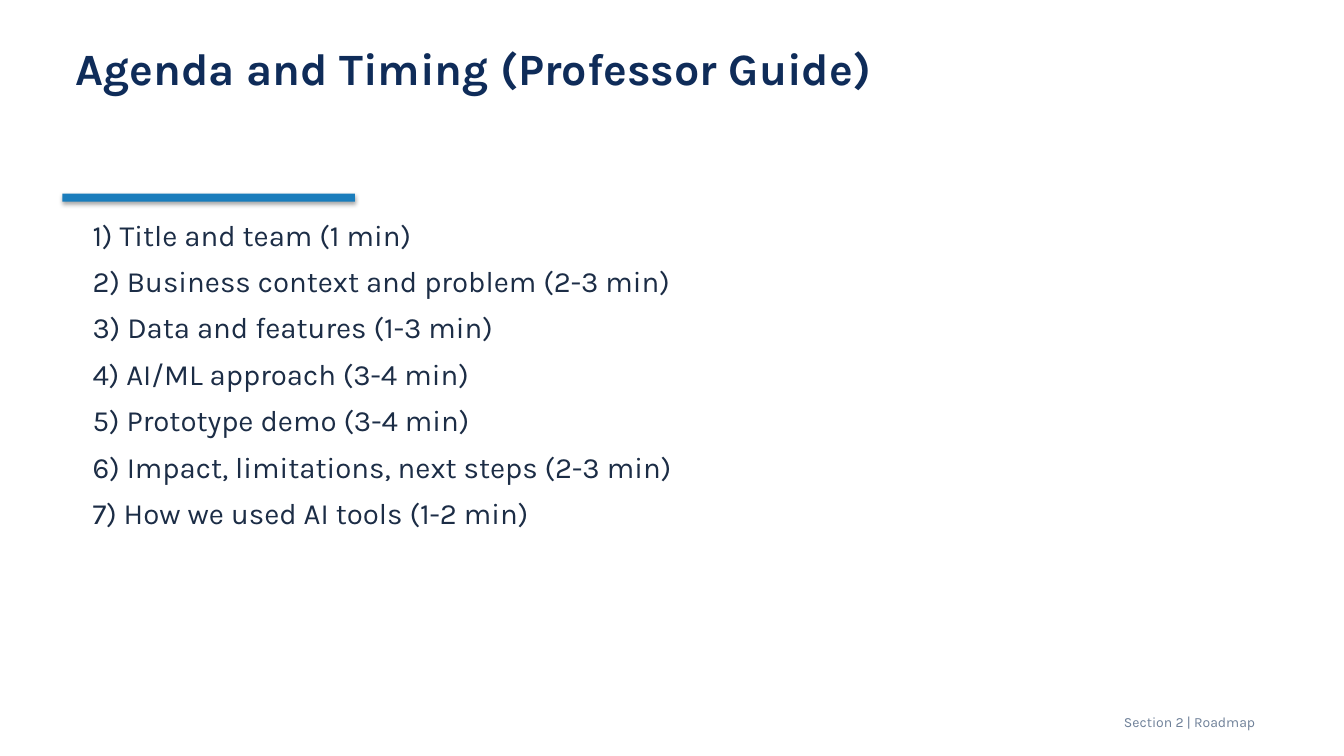
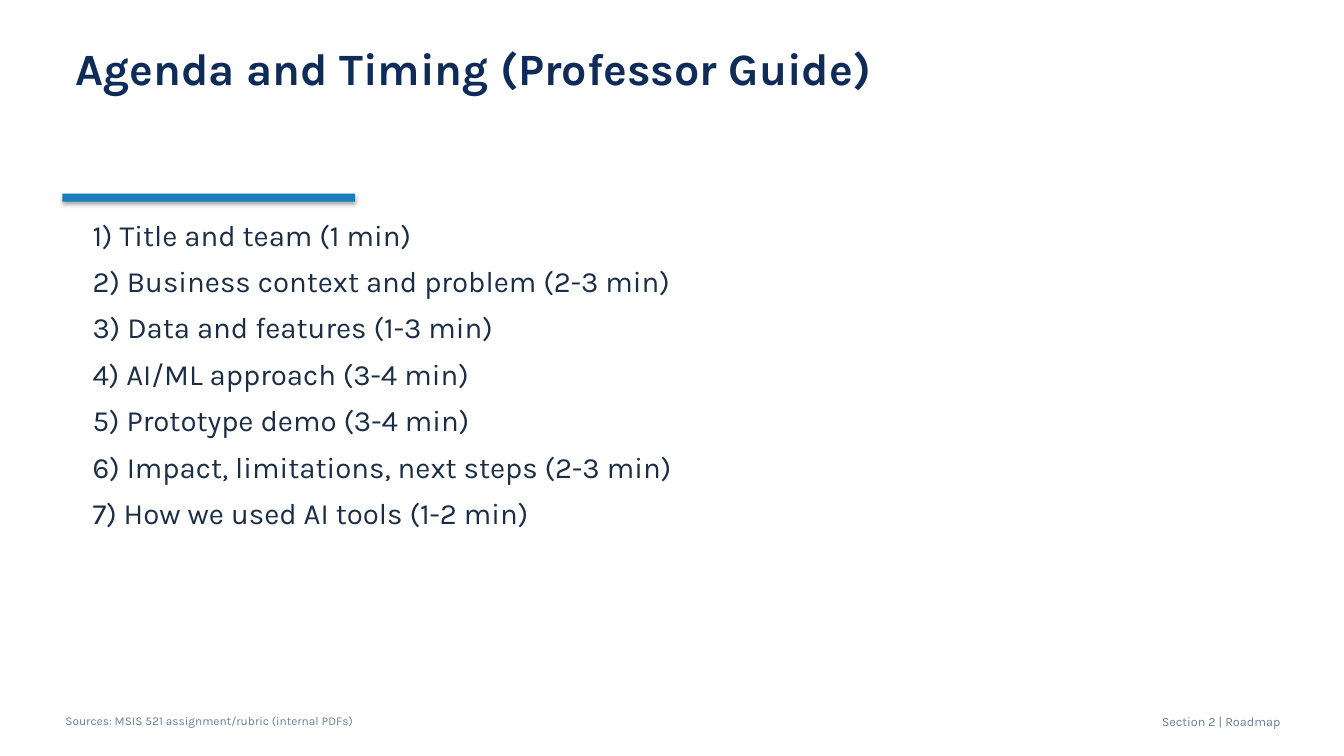
Before and after one commit to AliceEom/AI_MCN, a slide deck: slide 2 of slides/AI_MCN_Final_Presentation_EN.pptx. Drawn at 1344x756 pixels with LibreOffice and Linux fonts; fonts in the diff are those of the drawing. Boxes give left, top, right and bottom in pixels: in the first picture for what was removed or moved away, otherwise in the second. Text is boxed around its words. In the diff, an @@ line names an element or a change of style, - is before the commit and + after.

Commit message:
Expand research references and add per-slide source links

```diff
--- a/slides/AI_MCN_Final_Presentation_EN.pptx
+++ b/slides/AI_MCN_Final_Presentation_EN.pptx
@@ text added at <box>65,716,353,728</box>, 8.5 pt, text #6E8098 @@
+Sources: MSIS 521 assignment/rubric (internal PDFs)
@@ text "Section 2 | Roadmap": place and size @@
-text "Section 2 | Roadmap" at <box>1124,717,1255,730</box>
+text "Section 2 | Roadmap" at <box>1162,717,1280,729</box>
@@ text "Section 2 | Roadmap" at <box>1162,717,1280,729</box>: size 10 to 9 pt @@
```
Also in this commit, not shown: 14 other slides changed, 2 other files.
